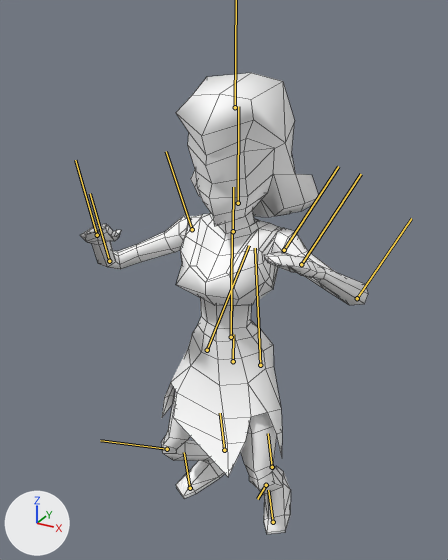
One commit to the FBX model FbxExporter/Resources/Import/imposter.fbx: the scene before it, then after it.
Camera for both pictures: a 50 mm lens placed at (0.136, -0.275, 0.271), pointed at (-0.006, -0.017, 0.142). The lights are fixed; the arrows at lower left show +X, +Y and +Z. Both versions are drawn at frame 39 of the action 'Take 001'; the numbers are the values there. The bones that bend it are drawn over the model as lines. Mesh edges are drawn as thin lines.

The first picture shows 'SD_Imposter_mesh'.
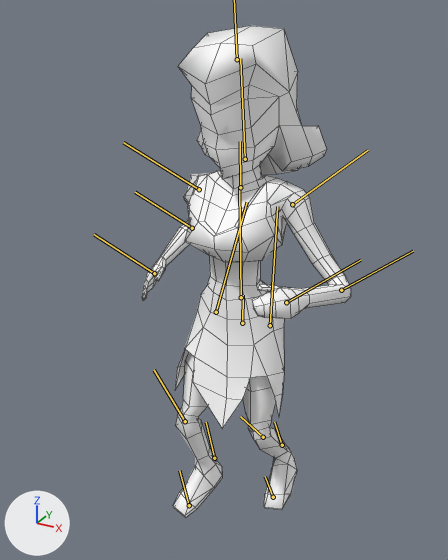
Pixel boxes (x1, y1, x2, y2) of what changed, in the pictures (448 x 560 px):
'SD_Imposter_mesh', posed (27% narrower, 6% taller): before (80, 73, 368, 534); after (142, 26, 351, 517)
bone 'Sd_Imposter:SD_GuardCaptain1:back', root to tip: before (231, 337) to (232, 232); after (241, 297) to (239, 188)
bone 'Sd_Imposter:SD_GuardCaptain1:head', root to tip: before (238, 203) to (238, 106); after (245, 159) to (240, 58)
bone 'Sd_Imposter:SD_GuardCaptain1:leftshoulder', root to tip: before (284, 250) to (338, 166); after (292, 204) to (368, 150)
bone 'Sd_Imposter:SD_GuardCaptain1:rightshoulder', root to tip: before (192, 229) to (166, 151); after (199, 189) to (123, 142)
bone 'Sd_Imposter:SD_GuardCaptain1:leftthigh', root to tip: before (260, 365) to (255, 248); after (270, 325) to (277, 206)
bone 'Sd_Imposter:SD_GuardCaptain1:leftknee', root to tip: before (266, 485) to (257, 499); after (263, 437) to (240, 416)
bone 'Sd_Imposter:SD_GuardCaptain1:leftankle', root to tip: before (272, 467) to (268, 433); after (282, 445) to (274, 422)
bone 'Sd_Imposter:SD_GuardCaptain1:rightthigh', root to tip: before (207, 350) to (249, 245); after (216, 312) to (247, 202)
bone 'Sd_Imposter:SD_GuardCaptain1:rightknee', root to tip: before (167, 449) to (100, 440); after (185, 421) to (154, 370)
bone 'Sd_Imposter:SD_GuardCaptain1:rightankle', root to tip: before (224, 450) to (220, 413); after (214, 458) to (206, 422)

Diff of the bpy script that builds the scene:
```diff
--- a/FbxExporter/Resources/Import/imposter.fbx.py
+++ b/FbxExporter/Resources/Import/imposter.fbx.py
@@ bone_rig_object @@
 bone_rig_object = bpy.data.objects['Sd_Imposter:SD_GuardCaptain1:hipcontrol']  # the whole rig 'Sd_Imposter:SD_GuardCaptain1:hipcontrol'
-bone_rig_object.location = (-0.2423, 9.128, 1.1809)
+bone_rig_object.location = (-0.0853, 11.207, 0.4157)
@@ bone_sd_imposter_sd_guardcaptain1_back @@
 bone_sd_imposter_sd_guardcaptain1_back = bpy.data.objects['Sd_Imposter:SD_GuardCaptain1:hipcontrol'].pose.bones['Sd_Imposter:SD_GuardCaptain1:back']  # child of 'Sd_Imposter:SD_GuardCaptain1:root'
-bone_sd_imposter_sd_guardcaptain1_back.rotation_quaternion = (1.0, 0.0, 0.0, 0.0)  # degrees (0, 0, 0)
+bone_sd_imposter_sd_guardcaptain1_back.rotation_quaternion = (1.0, 0.0, 0.0, 0.012)  # degrees (0, 0, 1)
@@ bone_sd_imposter_sd_guardcaptain1_head @@
 bone_sd_imposter_sd_guardcaptain1_head = bpy.data.objects['Sd_Imposter:SD_GuardCaptain1:hipcontrol'].pose.bones['Sd_Imposter:SD_GuardCaptain1:head']  # child of 'Sd_Imposter:SD_GuardCaptain1:neck'
-bone_sd_imposter_sd_guardcaptain1_head.rotation_quaternion = (1.0, 0.0, 0.0, 0.0)  # degrees (0, 0, 0)
+bone_sd_imposter_sd_guardcaptain1_head.rotation_quaternion = (1.0, 0.0, 0.0, 0.019)  # degrees (0, 0, 2)
@@ bone_sd_imposter_sd_guardcaptain1_leftshoulder @@
 bone_sd_imposter_sd_guardcaptain1_leftshoulder = bpy.data.objects['Sd_Imposter:SD_GuardCaptain1:hipcontrol'].pose.bones['Sd_Imposter:SD_GuardCaptain1:leftshoulder']  # child of 'Sd_Imposter:SD_GuardCaptain1:neck'
-bone_sd_imposter_sd_guardcaptain1_leftshoulder.rotation_quaternion = (0.929, -0.28, -0.203, -0.133)  # degrees (-31, -27, -9)
+bone_sd_imposter_sd_guardcaptain1_leftshoulder.rotation_quaternion = (0.893, -0.01, -0.135, -0.43)  # degrees (6, -14, -52)
@@ bone_sd_imposter_sd_guardcaptain1_rightshoulder @@
 bone_sd_imposter_sd_guardcaptain1_rightshoulder = bpy.data.objects['Sd_Imposter:SD_GuardCaptain1:hipcontrol'].pose.bones['Sd_Imposter:SD_GuardCaptain1:rightshoulder']  # child of 'Sd_Imposter:SD_GuardCaptain1:neck'
-bone_sd_imposter_sd_guardcaptain1_rightshoulder.rotation_quaternion = (0.903, -0.268, 0.234, 0.24)  # degrees (-26, 33, 22)
+bone_sd_imposter_sd_guardcaptain1_rightshoulder.rotation_quaternion = (0.839, 0.192, -0.182, 0.475)  # degrees (10, -29, 56)
@@ bone_sd_imposter_sd_guardcaptain1_leftthigh @@
 bone_sd_imposter_sd_guardcaptain1_leftthigh = bpy.data.objects['Sd_Imposter:SD_GuardCaptain1:hipcontrol'].pose.bones['Sd_Imposter:SD_GuardCaptain1:leftthigh']  # child of 'Sd_Imposter:SD_GuardCaptain1:root'
-bone_sd_imposter_sd_guardcaptain1_leftthigh.rotation_quaternion = (0.956, -0.214, 0.179, 0.094)  # degrees (-24, 23, 6)
+bone_sd_imposter_sd_guardcaptain1_leftthigh.rotation_quaternion = (0.992, -0.108, 0.06, 0.026)  # degrees (-12, 7, 2)
@@ bone_sd_imposter_sd_guardcaptain1_leftknee @@
 bone_sd_imposter_sd_guardcaptain1_leftknee = bpy.data.objects['Sd_Imposter:SD_GuardCaptain1:hipcontrol'].pose.bones['Sd_Imposter:SD_GuardCaptain1:leftknee']  # child of 'Sd_Imposter:SD_GuardCaptain1:leftthigh'
-bone_sd_imposter_sd_guardcaptain1_leftknee.rotation_quaternion = (0.755, 0.656, 0.0, 0.0)  # degrees (82, 0, 0)
+bone_sd_imposter_sd_guardcaptain1_leftknee.rotation_quaternion = (0.884, 0.467, 0.0, 0.0)  # degrees (56, 0, 0)
@@ bone_sd_imposter_sd_guardcaptain1_leftankle @@
 bone_sd_imposter_sd_guardcaptain1_leftankle = bpy.data.objects['Sd_Imposter:SD_GuardCaptain1:hipcontrol'].pose.bones['Sd_Imposter:SD_GuardCaptain1:leftankle']  # child of 'Sd_Imposter:SD_GuardCaptain1:leftknee'
-bone_sd_imposter_sd_guardcaptain1_leftankle.rotation_quaternion = (0.934, -0.356, 0.0, 0.0)  # degrees (-42, 0, 0)
+bone_sd_imposter_sd_guardcaptain1_leftankle.rotation_quaternion = (0.992, -0.128, 0.0, 0.0)  # degrees (-15, 0, 0)
@@ bone_sd_imposter_sd_guardcaptain1_rightthigh @@
 bone_sd_imposter_sd_guardcaptain1_rightthigh = bpy.data.objects['Sd_Imposter:SD_GuardCaptain1:hipcontrol'].pose.bones['Sd_Imposter:SD_GuardCaptain1:rightthigh']  # child of 'Sd_Imposter:SD_GuardCaptain1:root'
-bone_sd_imposter_sd_guardcaptain1_rightthigh.rotation_quaternion = (0.957, -0.209, -0.192, -0.068)  # degrees (-24, -23, -3)
+bone_sd_imposter_sd_guardcaptain1_rightthigh.rotation_quaternion = (0.969, -0.236, -0.076, -0.01)  # degrees (-27, -9, 1)
@@ bone_sd_imposter_sd_guardcaptain1_rightknee @@
 bone_sd_imposter_sd_guardcaptain1_rightknee = bpy.data.objects['Sd_Imposter:SD_GuardCaptain1:hipcontrol'].pose.bones['Sd_Imposter:SD_GuardCaptain1:rightknee']  # child of 'Sd_Imposter:SD_GuardCaptain1:rightthigh'
-bone_sd_imposter_sd_guardcaptain1_rightknee.rotation_quaternion = (0.755, 0.656, 0.0, 0.0)  # degrees (82, 0, 0)
+bone_sd_imposter_sd_guardcaptain1_rightknee.rotation_quaternion = (0.894, 0.448, 0.0, 0.0)  # degrees (53, 0, 0)
@@ bone_sd_imposter_sd_guardcaptain1_rightankle @@
 bone_sd_imposter_sd_guardcaptain1_rightankle = bpy.data.objects['Sd_Imposter:SD_GuardCaptain1:hipcontrol'].pose.bones['Sd_Imposter:SD_GuardCaptain1:rightankle']  # child of 'Sd_Imposter:SD_GuardCaptain1:rightknee'
-bone_sd_imposter_sd_guardcaptain1_rightankle.rotation_quaternion = (0.912, -0.41, 0.0, 0.0)  # degrees (-48, 0, 0)
+bone_sd_imposter_sd_guardcaptain1_rightankle.rotation_quaternion = (0.993, -0.115, 0.0, 0.0)  # degrees (-13, 0, 0)
```
